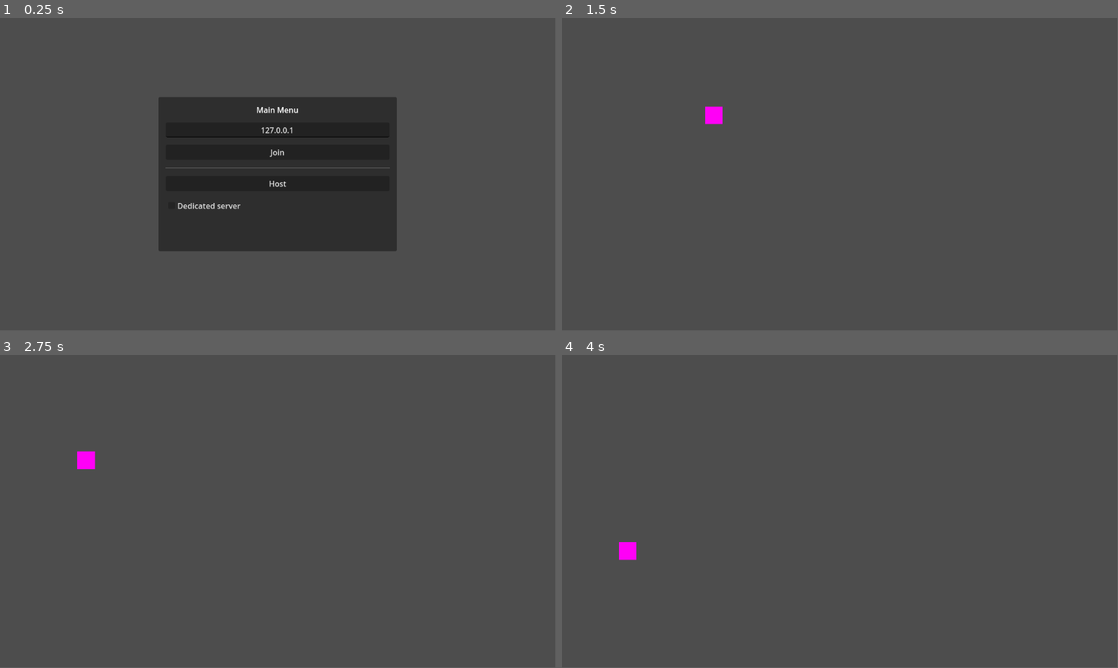
Above: before the commit, frames 1-4 (two rows, left to right).
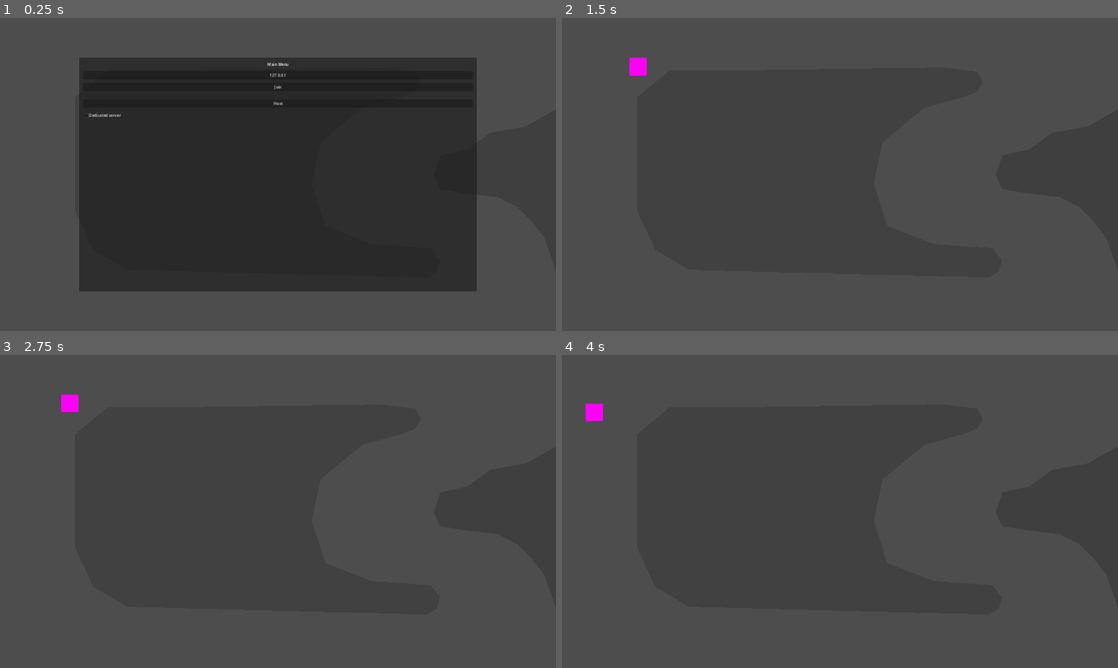
Above: after the commit, the same moments.

Repository: itjope/slide-on-slicks
Game: Godot game, scene res://World.tscn
Same seed, same stepped clock (60 frames per second), same inputs: the game is played once before the commit and once after it.
Inputs:
- Up to frame 1 (0.25 s): no input
- Up to frame 2 (1.5 s): tap Enter at 0.5 s; hold Right (steerRight) 0.53-1.25 s; hold Down (break) 0.53-1.25 s; click "Host" at 1.25 s
- Up to frame 3 (2.75 s): tap Space at 2 s; hold Left (steerLeft) from 2.03 s (still down); tap Down (break) at 2.1 s
- Up to frame 4 (4 s): release Left (steerLeft) at 2.78 s; hold Right (steerRight) 2.78-3.53 s; hold Down (break) 2.78-3.53 s; hold Up (accelerate) from 3.53 s (still down); tap Down (break) at 3.6 s
In our replay, the window is 799x449 before the commit and 800x450 after it. These sizes can differ from the game's own. Grey fills any space a smaller window leaves; there, only what the larger window draws over its background counts as a difference.

The runs differ from the first frame. In frame 1, 33% of the frame differs, in the area x 14-86%, y 12-88%; in frame 2, 0.4%; in frame 3, 0.4%; in frame 4, 0.4%.

Commit message:
Added car like steering

Diff:
--- a/Car.gd
+++ b/Car.gd
@@ -2,10 +2,76 @@
 
 
 var speed = 10
-var velocityHistory = []
+
+var wheel_base = 70
+var steering_angle = 15
+var engine_power = 1600
+var friction = -0.7
+var drag = -0.001
+var braking = -820
+var max_speed = 1000
+var max_speed_reverse = 250
+var slip_speed = 280
+var traction_fast = 0.01
+var traction_slow = 0.25
+
+var acceleration = Vector2.ZERO
+var steer_direction
+
+var race_started = false
+var race_ended = false
 
 func _ready():
 	if not is_multiplayer_authority(): return
+
+func calculate_turn():
+	var car_speed = velocity.length()
+	if car_speed > max_speed:
+		return 2
+	elif car_speed == 0:
+		return 1
+	else:
+		return (car_speed / max_speed) + 1
+
+func apply_friction():
+	if velocity.length() < 5:
+		velocity = Vector2.ZERO
+	var friction_force = velocity * friction
+	var drag_force = velocity * velocity.length() * drag
+	acceleration += drag_force + friction_force
+
+func calculate_steering(delta):
+	var rear_wheel = position - transform.x * wheel_base/2.0
+	var front_wheel = position + transform.x * wheel_base/2.0
+	rear_wheel += velocity * delta
+	front_wheel += velocity.rotated(steer_direction) * delta
+	var new_heading = (front_wheel - rear_wheel).normalized()
+	var traction = traction_slow
+	if velocity.length() > slip_speed:
+		traction = traction_fast
+	var d = new_heading.dot(velocity.normalized())
+	if d > 0:
+		velocity = velocity.lerp(new_heading * velocity.length(), traction)
+	if d < 0:
+		velocity = -new_heading * min(velocity.length(), max_speed_reverse)
+	rotation = new_heading.angle()
+
+func get_input2():
+	if not is_multiplayer_authority(): return
+
+	var turn = 0
+
+	if Input.is_action_pressed("steerRight"):
+		turn += calculate_turn()
+	if Input.is_action_pressed("steerLeft"):
+		turn -= calculate_turn()
+	if Input.is_action_pressed("accelerate"):
+		acceleration = transform.x * engine_power
+	if Input.is_action_pressed("break"):
+		acceleration = transform.x * braking
+
+	steer_direction = turn * deg_to_rad(steering_angle)
+
 
 func get_input():
 	if not is_multiplayer_authority(): return
@@ -15,6 +81,20 @@
 func _physics_process(delta):
 	if  not is_multiplayer_authority(): return
 
+	acceleration = Vector2.ZERO
+	get_input2()
+	apply_friction()
+	print_debug(delta)
+	calculate_steering(delta)
+	velocity += acceleration * delta
+	var collision = move_and_collide(velocity * delta)
+	# velocity = velocity.normalized()
+	#if (collision):
+		#velocity = velocity.bounce(collision.get_normal())
+
+	print_debug(rotation)
+
+	"""
 	get_input()
 
 	var collision = move_and_collide(velocity * delta, false, 0.08, false)
@@ -24,6 +104,7 @@
 			velocity = velocity.slide(collision.get_normal()) * 0.8 + (velocity.bounce(collision.get_normal()) / 5)
 		else:
 			velocity = (velocity.slide(collision.get_normal()) + (velocity.bounce(collision.get_normal()) / 5) ) / 2
+	"""
 
 func _enter_tree():
 	set_multiplayer_authority(str(name).to_int())
--- a/World.tscn
+++ b/World.tscn
@@ -3,16 +3,16 @@
 [ext_resource type="Script" path="res://world.gd" id="1_f8kds"]
 
 [sub_resource type="RectangleShape2D" id="RectangleShape2D_0ddpk"]
-size = Vector2(32.75, 676)
+size = Vector2(33, 1323)
 
 [sub_resource type="RectangleShape2D" id="RectangleShape2D_l2row"]
-size = Vector2(1150, 27)
+size = Vector2(2338, 27)
 
 [sub_resource type="RectangleShape2D" id="RectangleShape2D_v6y4e"]
-size = Vector2(33.5, 676)
+size = Vector2(33.75, 1296)
 
 [sub_resource type="RectangleShape2D" id="RectangleShape2D_4osci"]
-size = Vector2(1218, 30)
+size = Vector2(2371.5, 30)
 
 [node name="World" type="Node2D"]
 script = ExtResource("1_f8kds")
@@ -20,20 +20,27 @@
 [node name="StaticBody2D" type="StaticBody2D" parent="."]
 
 [node name="CollisionShape2D" type="CollisionShape2D" parent="StaticBody2D"]
-position = Vector2(-17.625, 311)
+position = Vector2(-16.5, 634.5)
 shape = SubResource("RectangleShape2D_0ddpk")
 
 [node name="CollisionShape2D2" type="CollisionShape2D" parent="StaticBody2D"]
-position = Vector2(575, -14)
+position = Vector2(1169, -13.5)
 shape = SubResource("RectangleShape2D_l2row")
 
 [node name="CollisionShape2D3" type="CollisionShape2D" parent="StaticBody2D"]
-position = Vector2(1166.25, 310)
+position = Vector2(2321.12, 648)
 shape = SubResource("RectangleShape2D_v6y4e")
 
 [node name="CollisionShape2D4" type="CollisionShape2D" parent="StaticBody2D"]
-position = Vector2(574, 663)
+position = Vector2(1152.25, 1311)
 shape = SubResource("RectangleShape2D_4osci")
+
+[node name="Polygon2D3" type="CollisionPolygon2D" parent="StaticBody2D"]
+position = Vector2(-46, -8)
+polygon = PackedVector2Array(860, 223, 493, 224, 356, 337, 356, 804, 433, 969, 574, 1051, 1816, 1083, 1856, 1058, 1869, 1011, 1830, 961, 1587, 944, 1394, 869, 1338, 694, 1375, 522, 1548, 380, 1708, 336, 1765, 314, 1790, 277, 1767, 230, 1625, 213)
+
+[node name="Polygon2D4" type="CollisionPolygon2D" parent="StaticBody2D"]
+polygon = PackedVector2Array(2318, 370, 2179, 449, 2032, 475, 1937, 544, 1825, 569, 1798, 651, 1822, 708, 1920, 725, 2063, 742, 2143, 782, 2207, 847, 2256, 911, 2280, 979, 2308, 1063)
 
 [node name="CanvasLayer" type="CanvasLayer" parent="."]
 
@@ -90,5 +97,14 @@
 _spawnable_scenes = PackedStringArray("res://player.tscn")
 spawn_path = NodePath("..")
 
+[node name="Polygon2D" type="Polygon2D" parent="."]
+position = Vector2(-46, -8)
+color = Color(0.254902, 0.254902, 0.254902, 1)
+polygon = PackedVector2Array(860, 223, 493, 224, 356, 337, 356, 804, 433, 969, 574, 1051, 1816, 1083, 1856, 1058, 1869, 1011, 1830, 961, 1587, 944, 1394, 869, 1338, 694, 1375, 522, 1548, 380, 1708, 336, 1765, 314, 1790, 277, 1767, 230, 1625, 213)
+
+[node name="Polygon2D2" type="Polygon2D" parent="."]
+color = Color(0.25098, 0.25098, 0.25098, 1)
+polygon = PackedVector2Array(2318, 370, 2179, 449, 2032, 475, 1937, 544, 1825, 569, 1798, 651, 1822, 708, 1920, 725, 2063, 742, 2143, 782, 2207, 847, 2256, 911, 2280, 979, 2308, 1063)
+
 [connection signal="pressed" from="CanvasLayer/MainManu/MarginContainer/VBoxContainer/JoinButton" to="." method="_on_join_button_pressed"]
 [connection signal="pressed" from="CanvasLayer/MainManu/MarginContainer/VBoxContainer/HostButton" to="." method="_on_host_button_pressed"]
--- a/player.tscn
+++ b/player.tscn
@@ -39,6 +39,5 @@
 script = ExtResource("2_4674m")
 
 [node name="AnimatedSprite2D" type="AnimatedSprite2D" parent="Smoothing2D"]
-scale = Vector2(0.5, 0.5)
 sprite_frames = SubResource("SpriteFrames_t4c1a")
 animation = &"idle"
--- a/project.godot
+++ b/project.godot
@@ -14,6 +14,12 @@
 run/main_scene="res://world.tscn"
 config/features=PackedStringArray("4.0", "Forward Plus")
 config/icon="res://icon.svg"
+
+[display]
+
+window/size/viewport_width=2304
+window/size/viewport_height=1296
+window/stretch/mode="canvas_items"
 
 [editor_plugins]
 
Not shown, changed: .gitignore
